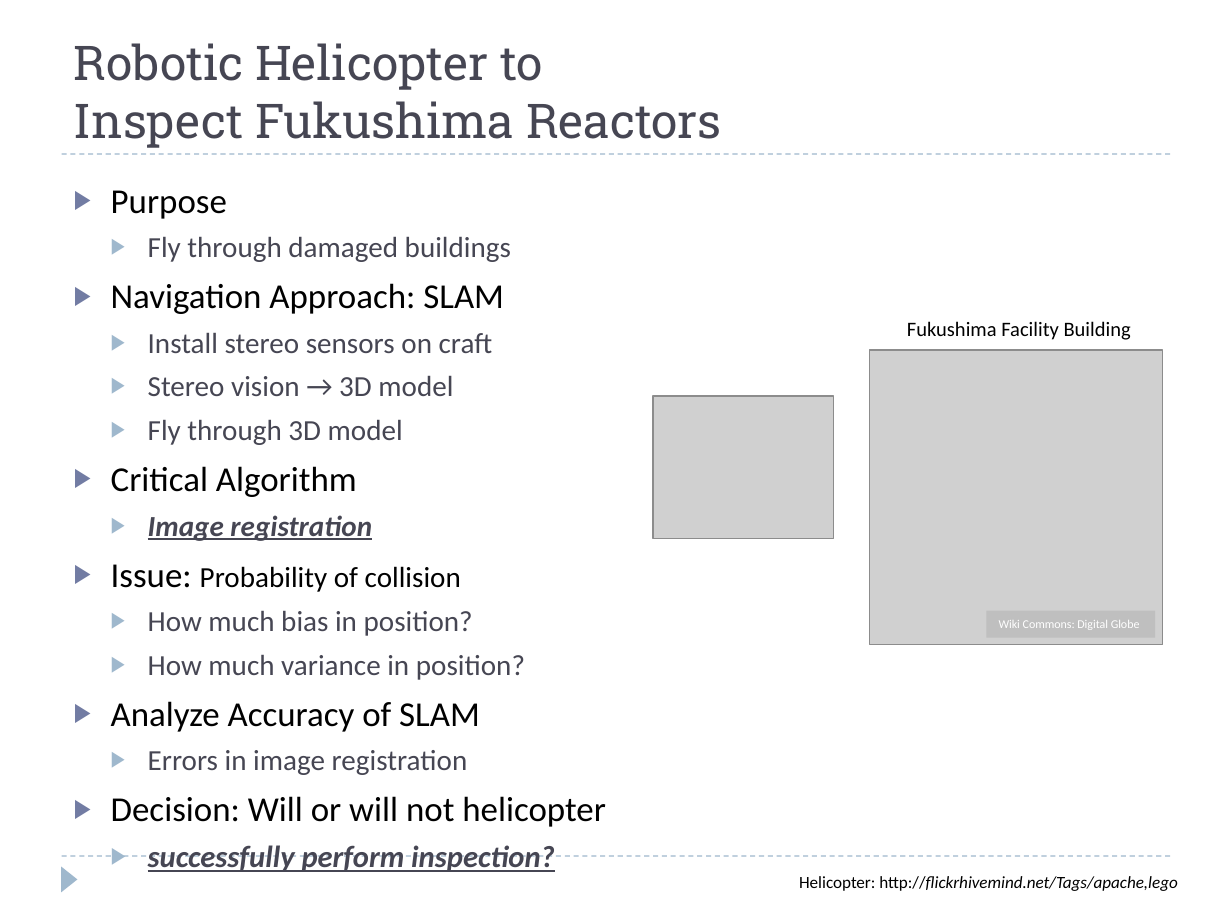
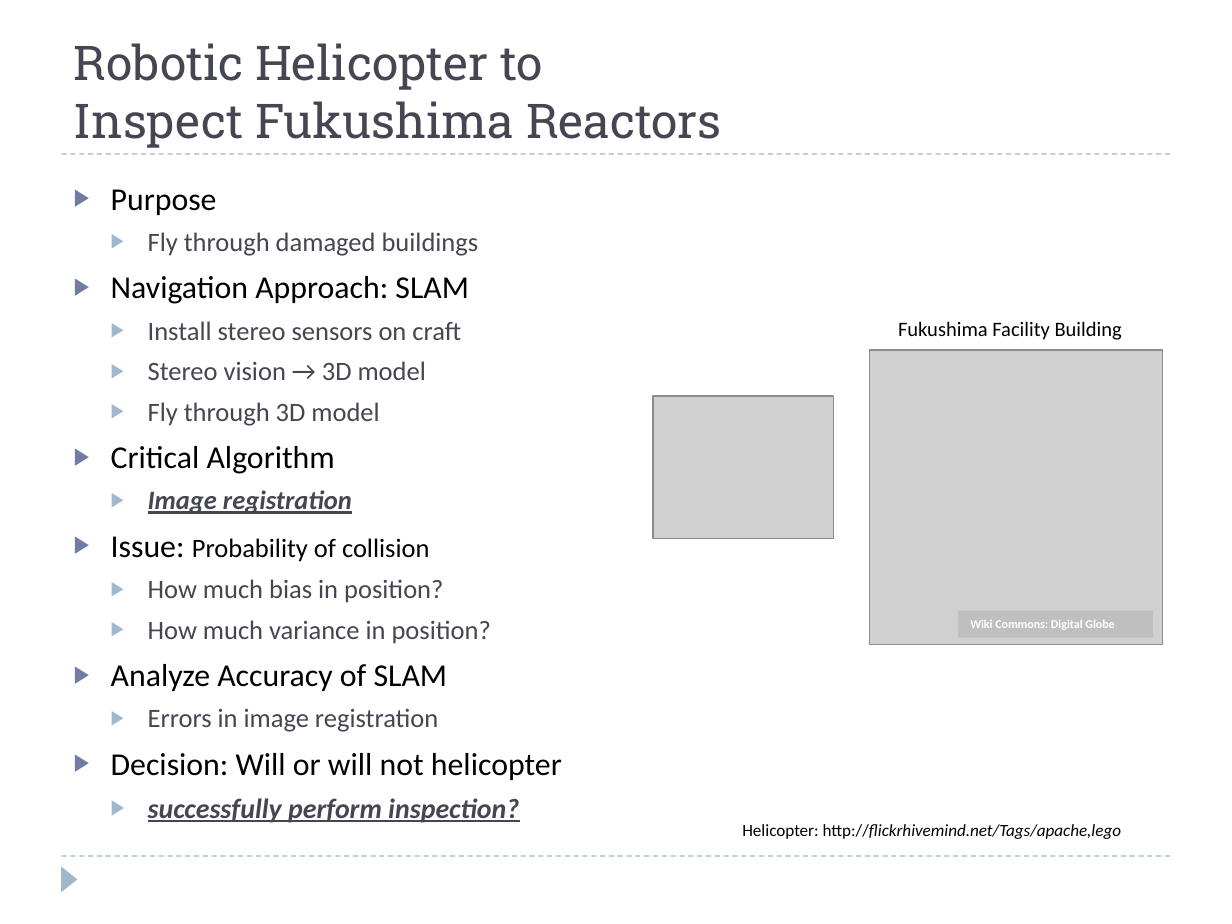
Before and after one commit to josh-gleason/CS679, a slide deck: slide 3 of Presentation/CS679Presentation2.pptx. Drawn at 1232x924 pixels with LibreOffice and Linux fonts; fonts in the diff are those of the drawing; grey boxes stand for pictures. Boxes give left, top, right and bottom in pixels: in the first picture for what was removed or moved away, otherwise in the second. Text is boxed around its words. In the diff, an @@ line names an element or a change of style, - is before the commit and + after.

```diff
--- a/Presentation/CS679Presentation2.pptx
+++ b/Presentation/CS679Presentation2.pptx
@@ text "Purpose" at box(111, 189, 562, 823): size 20.4 to 18.6 pt in "Purpose", "Navigation Approach: SLAM", "Critical Algorithm", "Issue:" and 2 more places; size 17 to 15.5 pt in "Fly through damaged buildings", "Install stereo sensors on craft", "Stereo vision → 3D model", "Fly through 3D model" and 5 more places; size 17.9 to 16.3 pt in "successfully perform inspection?" @@
@@ text "Fukushima Facility Building": place and size @@
-text "Fukushima Facility Building" at box(907, 321, 1131, 340)
+text "Fukushima Facility Building" at box(898, 321, 1122, 340)
@@ rectangle "Wiki Commons: Digital Globe": place and size @@
-rectangle "Wiki Commons: Digital Globe" at box(987, 611, 1156, 638)
+rectangle "Wiki Commons: Digital Globe" at box(958, 611, 1153, 638)
@@ rectangle "Wiki Commons: Digital Globe" at box(958, 611, 1153, 638): bold on @@
@@ text "Helicopter: http://flickrhivemind.net/Tags/apache,lego": place and size @@
-text "Helicopter: http://flickrhivemind.net/Tags/apache,lego" at box(799, 876, 1177, 891)
+text "Helicopter: http://flickrhivemind.net/Tags/apache,lego" at box(742, 824, 1121, 839)
```
Also in this commit, not shown: 7 other slides changed.
